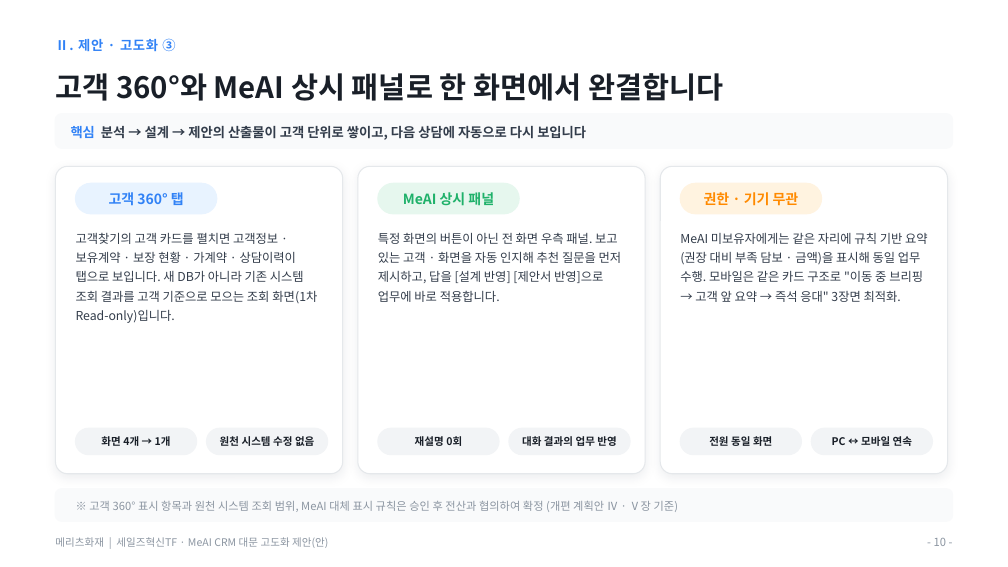
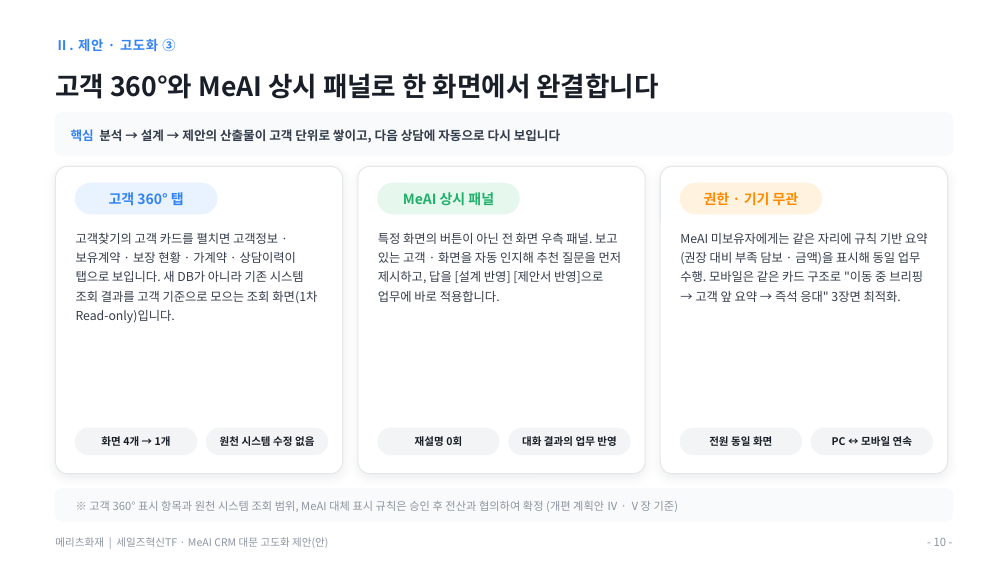
Before and after one commit to hunx11-sys/MeAI, a slide deck: slide 10 of docs/MeAI_CRM대문_고도화_제안_대표이사보고_2026.09.pptx. Drawn at 1008x567 pixels with LibreOffice and Linux fonts; fonts in the diff are those of the drawing. Boxes give left, top, right and bottom in pixels: in the first picture for what was removed or moved away, otherwise in the second. Text is boxed around its words. In the diff, an @@ line names an element or a change of style, - is before the commit and + after.

```diff
--- a/docs/MeAI_CRM대문_고도화_제안_대표이사보고_2026.09.pptx
+++ b/docs/MeAI_CRM대문_고도화_제안_대표이사보고_2026.09.pptx
@@ text "고객 360°와 MeAI 상시 패널로 ..." at bbox=[55, 73, 659, 99]: size 21 to 19 pt @@
@@ rounded rectangle: place and size @@
-rounded rectangle at bbox=[55, 114, 953, 148]
+rounded rectangle at bbox=[55, 113, 953, 155]
@@ rounded rectangle at bbox=[55, 113, 953, 155]: proportions changed @@
@@ text "핵심 분석 → 설계 → ..." at bbox=[71, 129, 560, 143]: size 9.5 to 9 pt @@
```
Also in this commit, not shown: 12 other slides changed, 1 other file.
